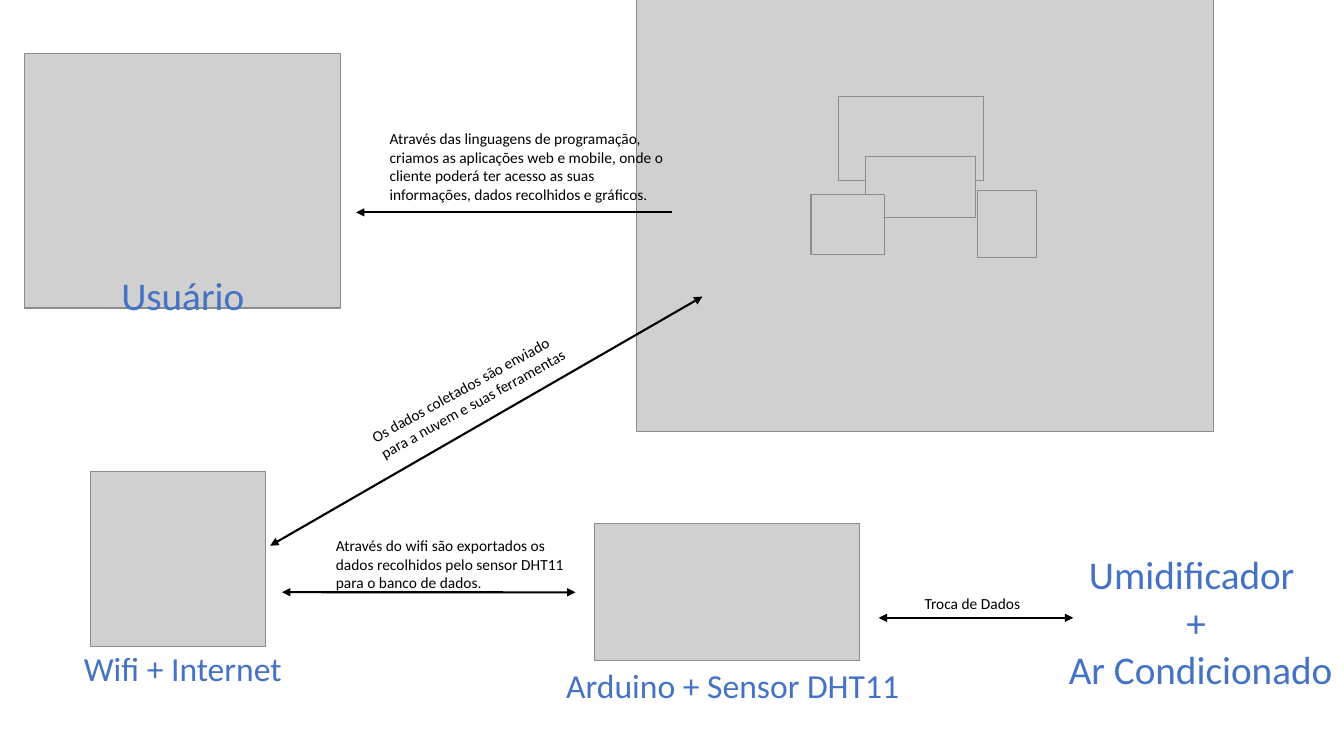
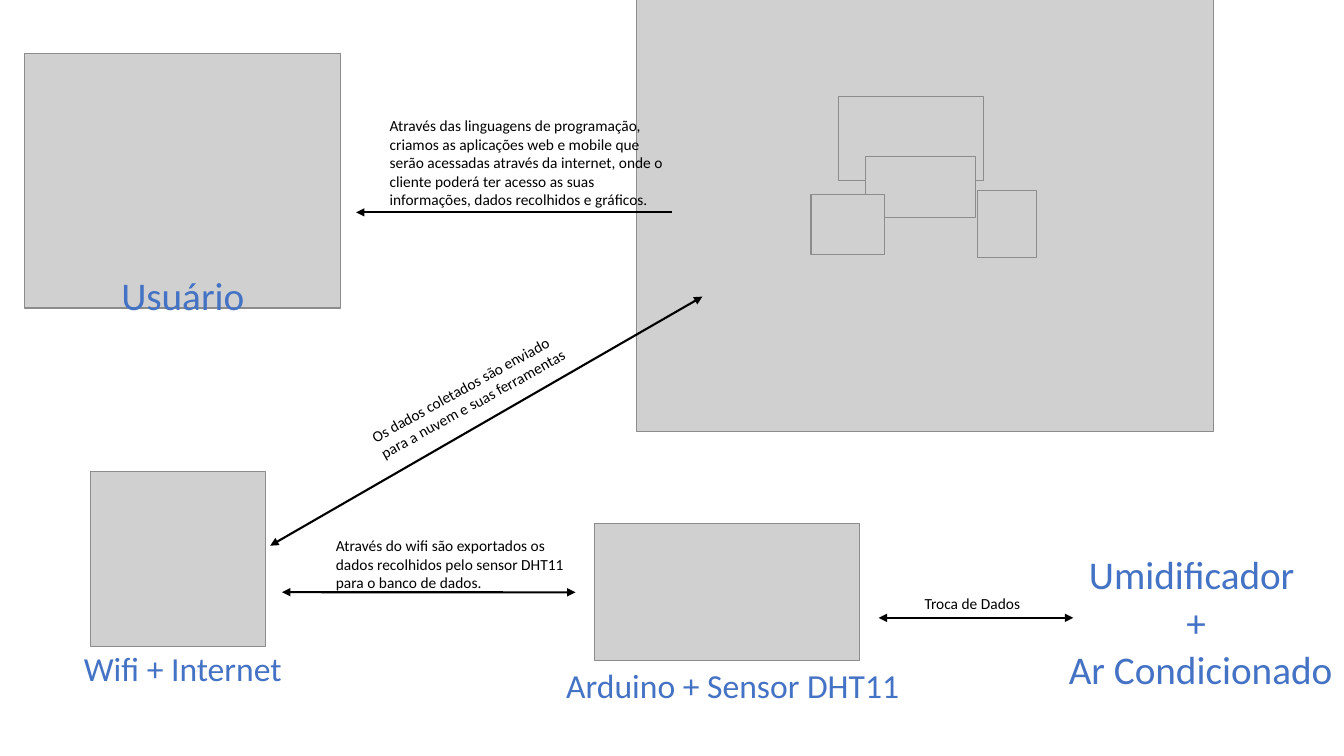
Before and after one commit to esteves-esta/TechHumi, a slide deck: slide 1 of documentacao/arquitetura_LLD.pptx. Drawn at 1344x756 pixels with LibreOffice and Linux fonts; fonts in the diff are those of the drawing; grey boxes stand for pictures. Boxes give left, top, right and bottom in pixels: in the first picture for what was removed or moved away, otherwise in the second. Text is boxed around its words. In the diff, an @@ line names an element or a change of style, - is before the commit and + after.

```diff
--- a/documentacao/arquitetura_LLD.pptx
+++ b/documentacao/arquitetura_LLD.pptx
@@ text at [390, 118, 662, 210]: text changed @@
-Através das linguagens de programação, criamos as aplicações web e mobile, onde o cliente poderá ter acesso as suas informações, dados recolhidos e gráficos.
+Através das linguagens de programação, criamos as aplicações web e mobile que serão acessadas através da internet, onde o cliente poderá ter acesso as suas informações, dados recolhidos e gráficos.
```
Also in this commit, not shown: 4 other files.
